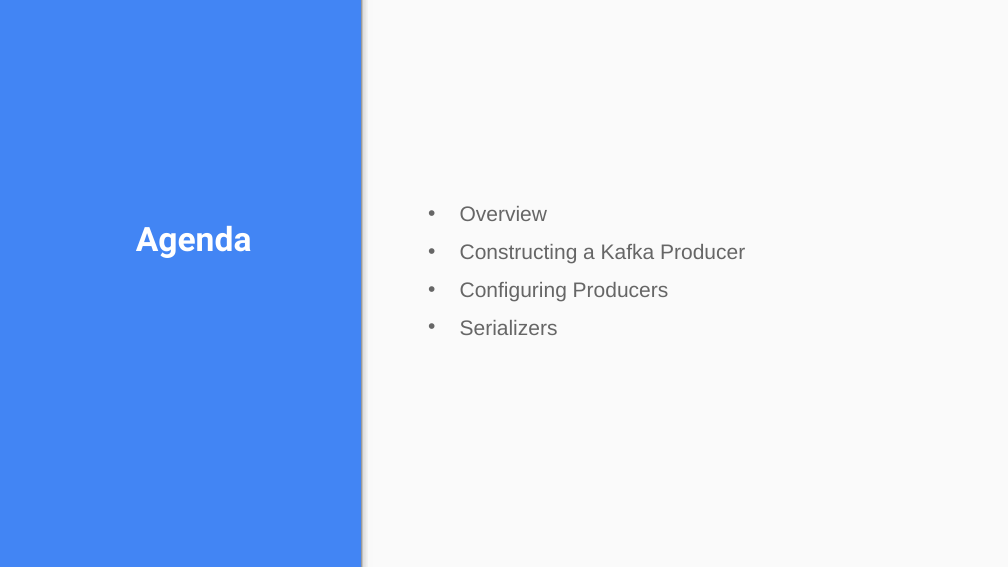
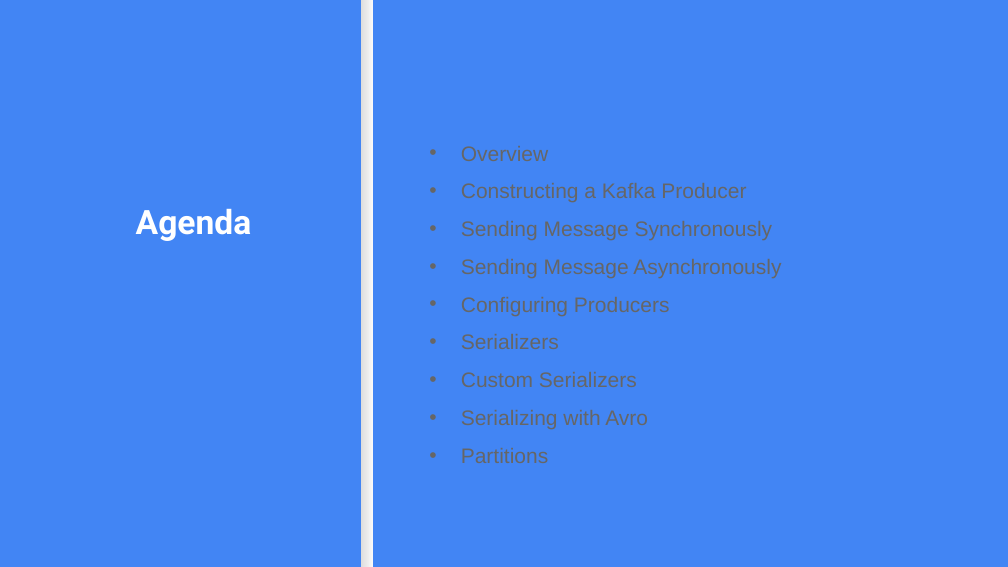
Before and after one commit to edyoda/kafka-cassandra-tutorial, a slide deck: slide 2 of Kafka Producsers.pptx. Drawn at 1008x567 pixels with LibreOffice and Linux fonts; fonts in the diff are those of the drawing. Boxes give left, top, right and bottom in pixels: in the first picture for what was removed or moved away, otherwise in the second. Text is boxed around its words. In the diff, an @@ line names an element or a change of style, - is before the commit and + after.

```diff
--- a/Kafka Producsers.pptx
+++ b/Kafka Producsers.pptx
@@ rectangle at <box>361,0,373,566</box>: fill gradient #F9F9F9 to #DEDEDE to #999999 to gradient #F9F9F9 to #DEDEDE @@
@@ rectangle removed at <box>361,0,1008,566</box> @@
@@ text "Overview": place and size @@
-text "Overview" at <box>460,206,745,335</box>
+text "Overview" at <box>461,146,781,429</box>
@@ text "Agenda": place and size @@
-text "Agenda" at <box>136,226,252,258</box>
+text "Agenda" at <box>136,209,252,241</box>
@@ text at <box>461,221,781,278</box>: paragraphs added @@
+• Sending Message Synchronously
+• Sending Message Asynchronously
@@ text at <box>461,372,648,429</box>: paragraphs added @@
+• Custom Serializers
+• Serializing with Avro
+• Partitions
```
Also in this commit, not shown: 7 other slides changed, 2 slides added, 3 other files.
